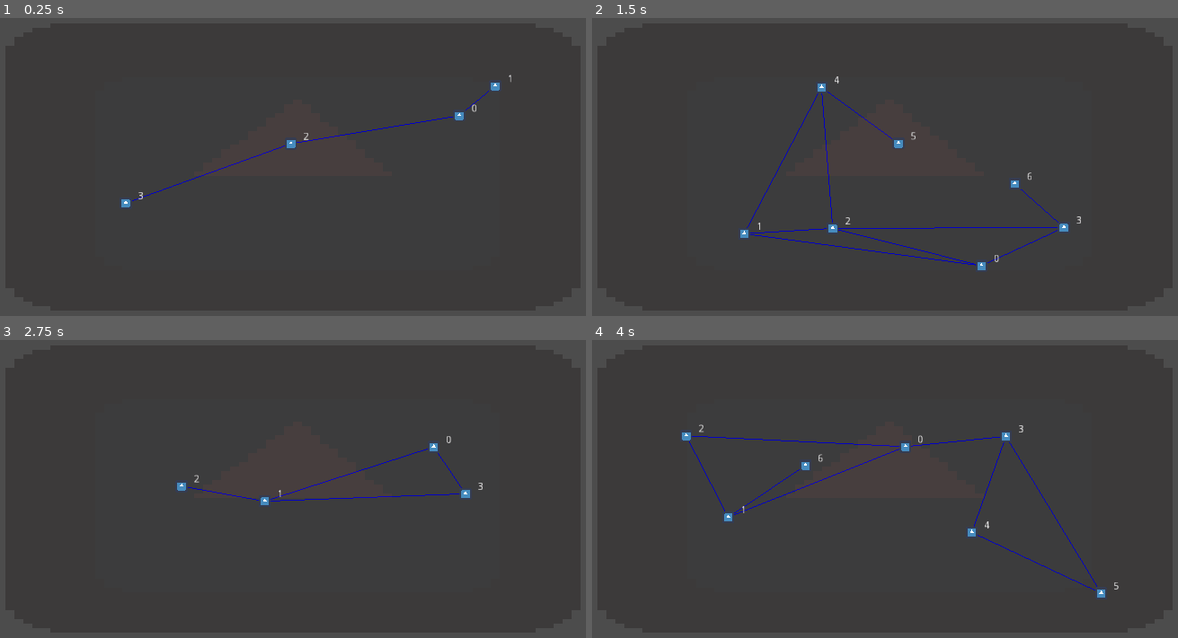
Above: before the commit, frames 1-4 (two rows, left to right).
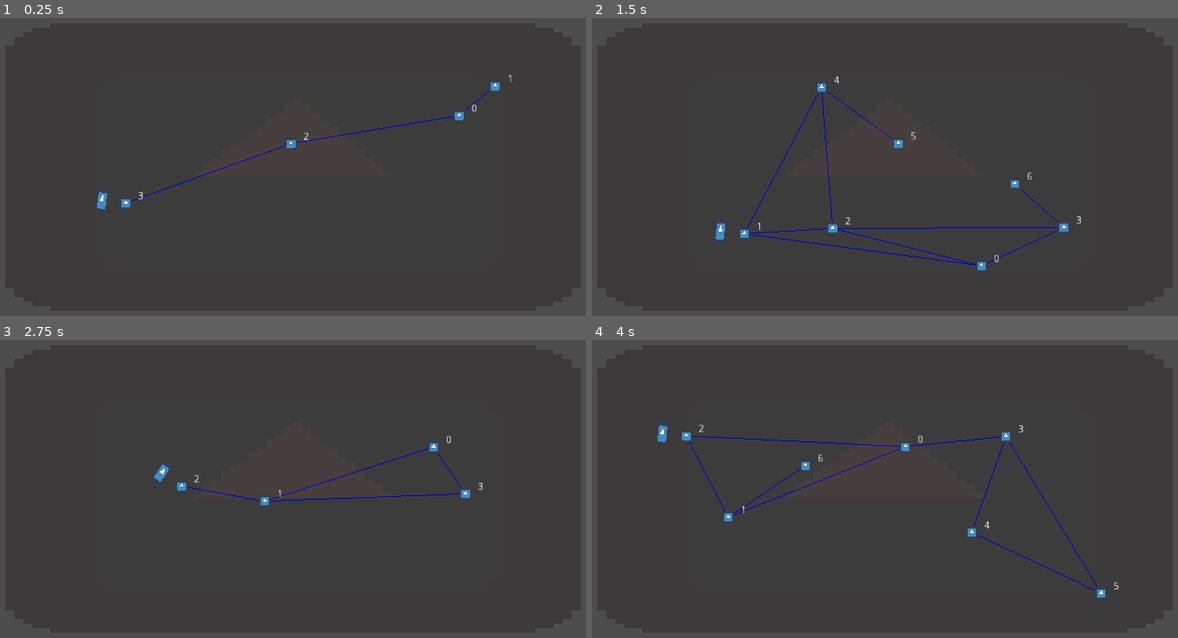
Above: after the commit, the same moments.

Repository: Jev-git/Godot-FTL-Clone
Game: Godot game, scene res://Scenes/Map.tscn
Same seed, same stepped clock (60 frames per second), same inputs: the game is played once before the commit and once after it. This scene is started directly instead of the project's main scene. The engine's default icon, where the game draws it, is replaced by a stand-in: a white triangle on a blue panel in a dark square.
Inputs (mouse positions are in pixels of both pictures, inside the frame that each line leads up to):
- Up to frame 1 (0.25 s): no input
- Up to frame 2 (1.5 s): tap Enter at 0.5 s; move the mouse to (1043, 146) at 0.52 s; click (1043, 146) at 0.67 s; tap Space at 0.77, 1.25 s; move the mouse to (738, 187) at 1.27 s; click (738, 187) at 1.42 s
- Up to frame 3 (2.75 s): tap Space at 1.52 s; tap Enter at 2 s; move the mouse to (363, 399) at 2.02 s; click (363, 399) at 2.17 s
- Up to frame 4 (4 s): tap Space at 2.75, 3.02, 3.77 s; move the mouse to (849, 569) at 2.77 s; click (849, 569) at 2.92 s; move the mouse to (1101, 548) at 3.52 s; click (1101, 548) at 3.67 s

The runs differ from the first frame. In frame 1, less than 0.1% of the frame differs, in the area x 16-19%, y 58-65%; in frame 2, less than 0.1%; in frame 3, less than 0.1%; in frame 4, less than 0.1%.

Commit message:
+ Display ship on map

Diff:
--- a/Scenes/Map.tscn
+++ b/Scenes/Map.tscn
@@ -29,3 +29,11 @@
 m_iMinBeaconCount = 3
 m_iMaxBeaconCount = 7
 m_fPadding = 50.0
+
+[node name="MyShip" type="Node2D" parent="MapPopup"]
+position = Vector2( 64, 32 )
+
+[node name="Sprite" type="Sprite" parent="MapPopup/MyShip"]
+position = Vector2( -32, 0 )
+scale = Vector2( 0.25, 0.5 )
+texture = ExtResource( 1 )
--- a/Scripts/Beacon.gd
+++ b/Scripts/Beacon.gd
@@ -1,22 +1,6 @@
 extends Node2D
 
 onready var m_anNeighborBeacons = []
-onready var m_bIsDrawingNeighbors = false
-
-func on_mouse_entered():
-	print("mouse in")
-	m_bIsDrawingNeighbors = true
-	update()
-
-func on_mouse_exited():
-	print("mouse out")
-	m_bIsDrawingNeighbors = false
-	update()
-
-func _draw():
-	if m_bIsDrawingNeighbors:
-		for nNeighbor in m_anNeighborBeacons:
-			draw_line(position, nNeighbor.position, Color.red, 2)
 
 func set_index(iIndex: int):
 	$RichTextLabel.text = String(iIndex)
--- a/Scripts/MapPopup.gd
+++ b/Scripts/MapPopup.gd
@@ -1,10 +1,15 @@
 extends Popup
 
 export var m_psBeacon: PackedScene
+# Beacons informations
 onready var m_anBeacons = $Beacons.get_children()
 onready var m_aiConnections = $Beacons.m_aiConnections
+# Highlight neighbors
 onready var m_iHighlightBeaconIndex: int
 onready var m_bIsHighlightingNeighbors: bool = false
+# Ship current position
+onready var m_nMyShip: Node2D = $MyShip
+onready var m_iMyShipCurrentBeaconIndex: int = 0
 
 func _ready():
 	popup_centered()
@@ -13,6 +18,14 @@
 		var nTexture = m_anBeacons[i].get_node("TextureRect")
 		nTexture.connect("mouse_entered", self, "highlight_beacon", [i, true])
 		nTexture.connect("mouse_exited", self, "highlight_beacon", [i, false])
+
+		# Ship initial position
+		if m_anBeacons[i].position.x < m_anBeacons[m_iMyShipCurrentBeaconIndex].position.x:
+			m_iMyShipCurrentBeaconIndex = i
+	jump_to_beacon(m_iMyShipCurrentBeaconIndex)
+
+func _process(delta):
+	m_nMyShip.rotate(0.5 * delta)
 
 func _draw():
 	for i in range(m_aiConnections.size()):
@@ -29,3 +42,8 @@
 	m_iHighlightBeaconIndex = _iIndex
 	m_bIsHighlightingNeighbors = _bIsHighlighting
 	update()
+
+func jump_to_beacon(iIndex: int):
+	print(iIndex)
+	m_iMyShipCurrentBeaconIndex = iIndex
+	m_nMyShip.position = m_anBeacons[iIndex].position
Not shown, changed: readme.md
